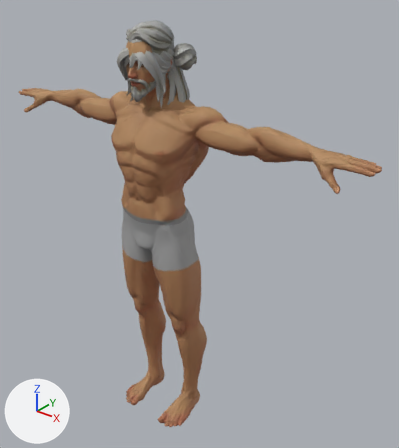
The glTF model skillstone/assets/3d/khev-figure.glb, before and after one commit.
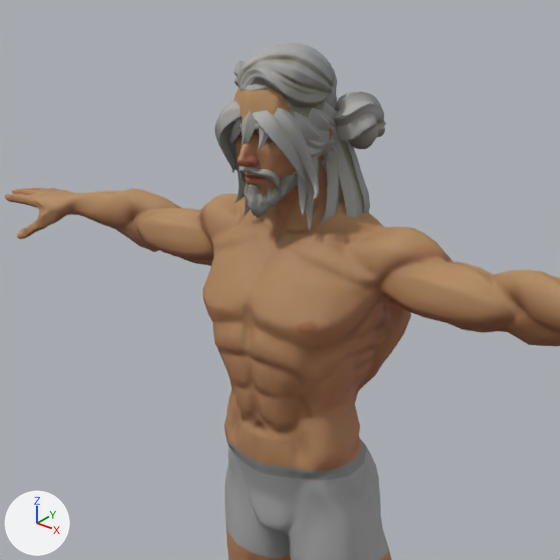
There are two pictures of each version: one whole from a camera (50 mm lens) standing at (1.503, -1.572, 2.054) and looking at (0.12, 0.156, 0.983), one close up on the part from 4% to 70% of the width and 0% to 59% of the height. The axes (+X, +Y, +Z) are drawn at lower left. The lights are the same throughout. The last two pictures show the newer version. Where no turn or scale is listed for an object, it has been applied to the vertices.

Objects in the first close-up: 'Hair_Beard', 'Hair_Buns', 'Hair_Long', 'Hair_SimpleParted', 'SuperHero_Male' and 2 more.
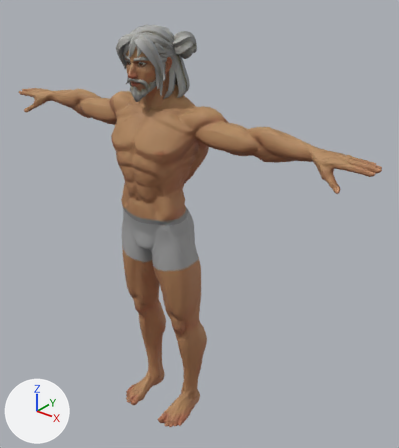
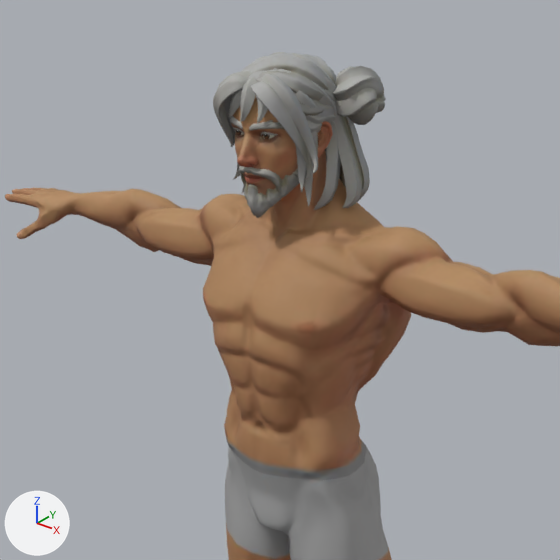
What differs and where, as boxes [x1, y1, x2, y2] in the close-ups (560 x 560 px):
```json
{"object": "Hair_Long", "change": "moved", "before": [215, 100, 370, 224], "after": [213, 52, 370, 210]}
{"object": "Hair_Buns", "change": "moved", "before": [230, 91, 386, 231], "after": [229, 52, 386, 207]}
{"object": "Hair_SimpleParted", "change": "moved", "before": [234, 43, 337, 118], "after": [249, 54, 330, 116]}
```

Edits to the scene script, one JSON object a line:
```json
{"op": "set", "path": "ob_hair_buns.location", "old": "(0.0, 0.0, 0.0)", "new": "(0.0, 0.0, 0.043)"}
{"op": "set", "path": "ob_hair_long.location", "old": "(0.0, 0.0, 0.0)", "new": "(0.0, 0.0, 0.045)"}
{"op": "set", "path": "ob_hair_simpleparted.location", "old": "(0.0, 0.0, 0.0)", "new": "(0.0, 0.0, -0.018)"}
```
